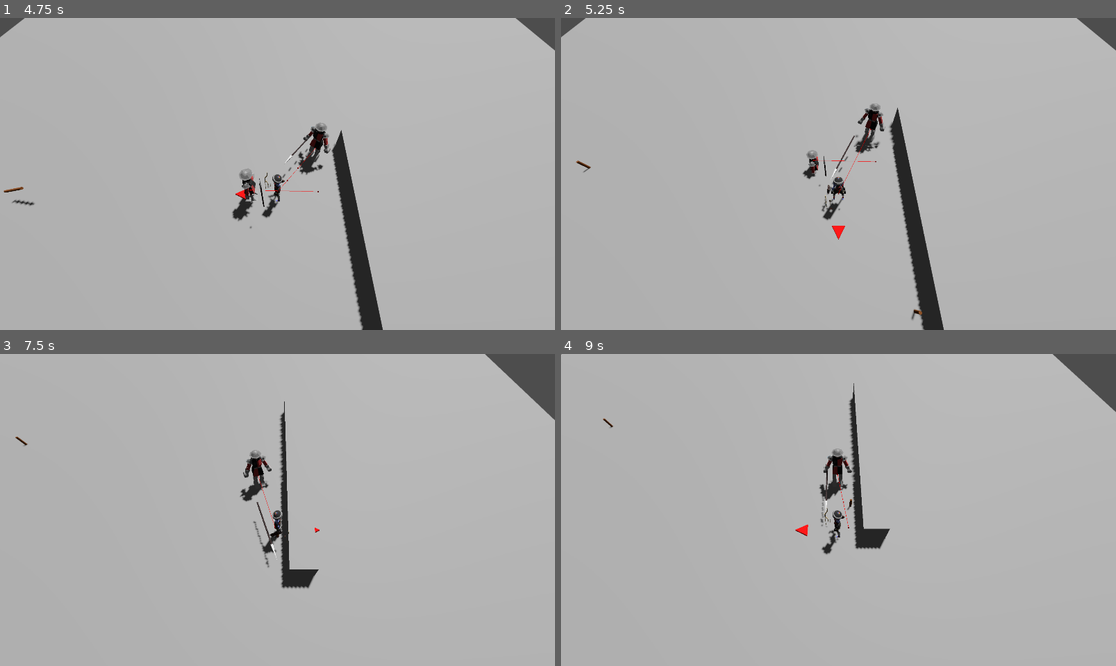
Above: before the commit, frames 1-4 (two rows, left to right).
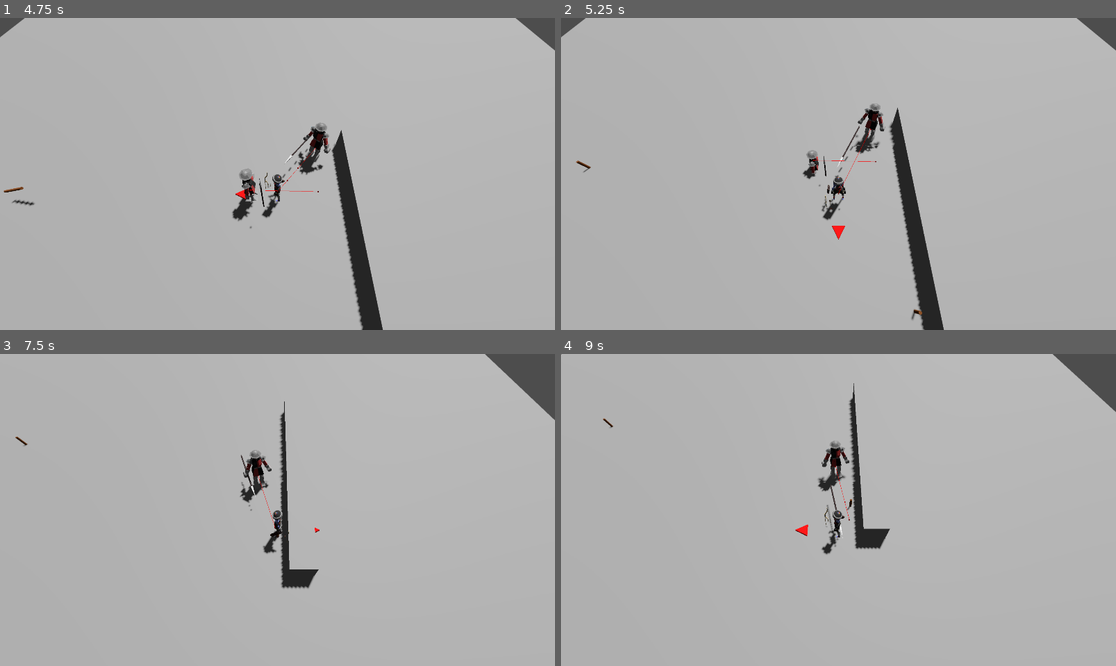
Above: after the commit, the same moments.

Repository: xHappyface/watch-your-steppe
Game: Godot game, scene res://scenes/game.tscn
The game is run twice, just before and just after one commit, with the same random seed, the same clock (stepped at 60 frames per second) and the same inputs.
Inputs:
- Up to frame 1 (4.75 s): hold D (move_right) 0.53-1.28 s; tap Shift (dash) at 0.6, 2.85 s; hold S (move_down) 1.28-2.03 s; tap Space (fire) at 1.35 s; hold D (move_right) 2.03-2.78 s; hold Ctrl (hold) 2.03-2.78 s; hold W (move_up) 2.78-3.53 s; hold Space (fire) 3.53-4.28 s; hold A (move_left) from 3.53 s (still down); tap Ctrl (hold) at 4.35 s
- Up to frame 2 (5.25 s): release A (move_left) at 5.03 s; hold S (move_down) from 5.03 s (still down); tap Shift (dash) at 5.1 s
- Up to frame 3 (7.5 s): release S (move_down) at 5.78 s; hold D (move_right) 5.78-6.53 s; tap Space (fire) at 5.85 s; hold W (move_up) 6.53-7.28 s; hold Ctrl (hold) 6.53-7.28 s; hold D (move_right) from 7.28 s (still down); tap Shift (dash) at 7.35 s
- Up to frame 4 (9 s): release D (move_right) at 8.03 s; hold S (move_down) 8.03-8.78 s; hold Space (fire) 8.03-8.78 s; hold A (move_left) from 8.78 s (still down); tap Ctrl (hold) at 8.85 s

Frame 1 is identical in both runs. In frame 2, less than 0.1% of the frame differs, in the area x 47-54%, y 34-57%; in frame 3, 0.2%; in frame 4, 0.7%, in the area x 46-53%, y 27-62%.

Commit message:
footman attack minor adjustment

Diff:
--- a/scenes/footman.tscn
+++ b/scenes/footman.tscn
@@ -868,7 +868,7 @@
 
 [sub_resource type="Animation" id="Animation_8io05"]
 resource_name = "attack"
-length = 0.5
+length = 0.7
 step = 0.05
 tracks/0/type = "value"
 tracks/0/imported = false
@@ -877,10 +877,10 @@
 tracks/0/interp = 1
 tracks/0/loop_wrap = true
 tracks/0/keys = {
-"times": PackedFloat32Array(0, 0.15, 0.5),
-"transitions": PackedFloat32Array(1, 1, 1),
+"times": PackedFloat32Array(0, 0.2, 0.35, 0.7),
+"transitions": PackedFloat32Array(1, 1, 1, 1),
 "update": 0,
-"values": [Vector3(0, 3.5, 3), Vector3(0, 3.5, -4), Vector3(0, 3.5, 0)]
+"values": [Vector3(0, 3.5, 3), Vector3(0, 3.5, 3), Vector3(0, 3.5, -4), Vector3(0, 3.5, 0)]
 }
 tracks/1/type = "value"
 tracks/1/imported = false
@@ -889,10 +889,10 @@
 tracks/1/interp = 1
 tracks/1/loop_wrap = true
 tracks/1/keys = {
-"times": PackedFloat32Array(0),
-"transitions": PackedFloat32Array(1),
+"times": PackedFloat32Array(0, 0.2),
+"transitions": PackedFloat32Array(1, 1),
 "update": 0,
-"values": [Vector3(-1.5708, 0, 0)]
+"values": [Vector3(-1.5708, 0, 0), Vector3(-1.5708, 0, 0)]
 }
 tracks/2/type = "method"
 tracks/2/imported = false
@@ -901,7 +901,7 @@
 tracks/2/interp = 1
 tracks/2/loop_wrap = true
 tracks/2/keys = {
-"times": PackedFloat32Array(0, 0.5),
+"times": PackedFloat32Array(0, 0.7),
 "transitions": PackedFloat32Array(1, 1),
 "values": [{
 "args": [&"attack", true],
